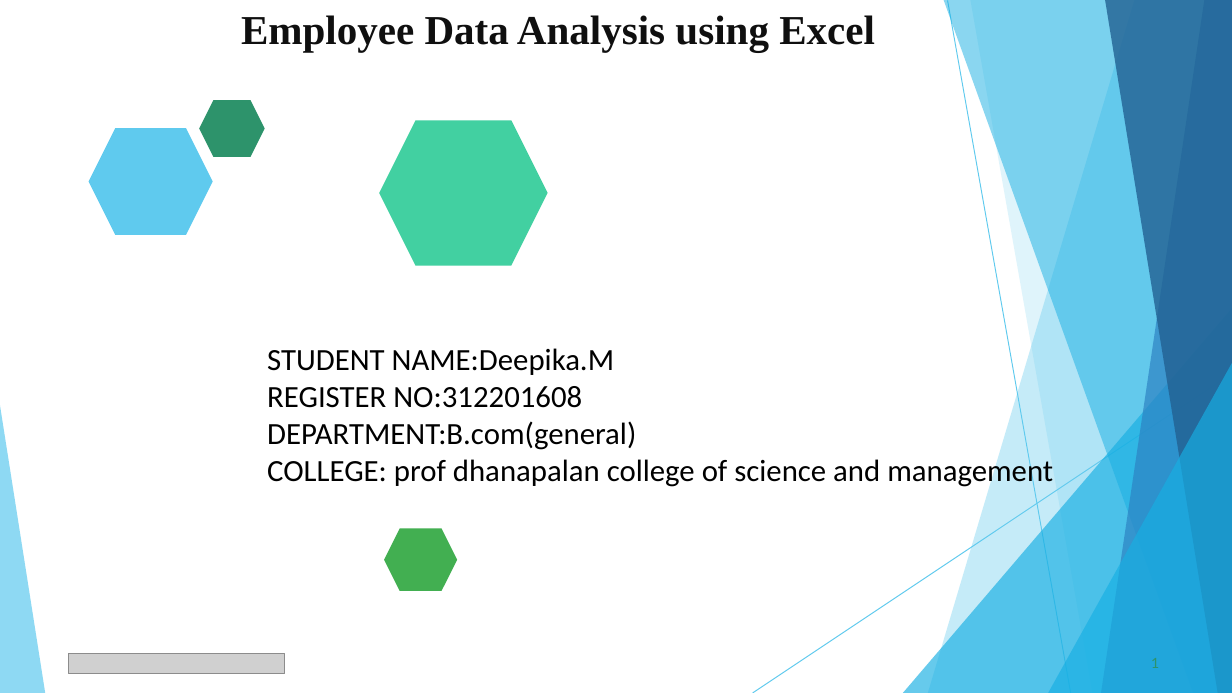
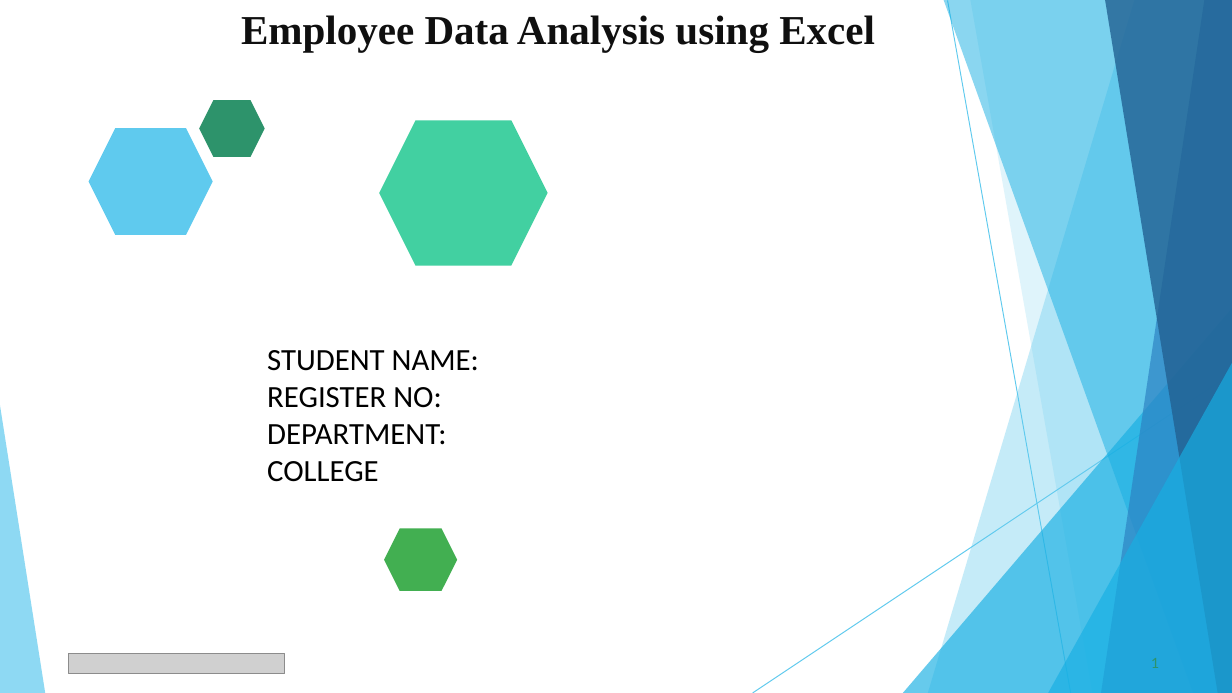
Before and after one commit to Deepima07/TNSDC-DA-EXCEL, a slide deck: slide 1 of Employee_Data_Analysis_2.pptx. Drawn at 1232x693 pixels with LibreOffice and Linux fonts; fonts in the diff are those of the drawing; grey boxes stand for pictures. Boxes give left, top, right and bottom in pixels: in the first picture for what was removed or moved away, otherwise in the second. Text is boxed around its words. In the diff, an @@ line names an element or a change of style, - is before the commit and + after.

```diff
--- a/Employee_Data_Analysis_2.pptx
+++ b/Employee_Data_Analysis_2.pptx
@@ text at (267, 350, 479, 482): text changed @@
-STUDENT NAME:Deepika.M
-REGISTER NO:312201608
-DEPARTMENT:B.com(general)
-COLLEGE: prof dhanapalan college of science and management
+STUDENT NAME:
+REGISTER NO:
+DEPARTMENT:
+COLLEGE
```
Also in this commit, not shown: 8 other slides changed, 3 slides added, 3 slides removed.
